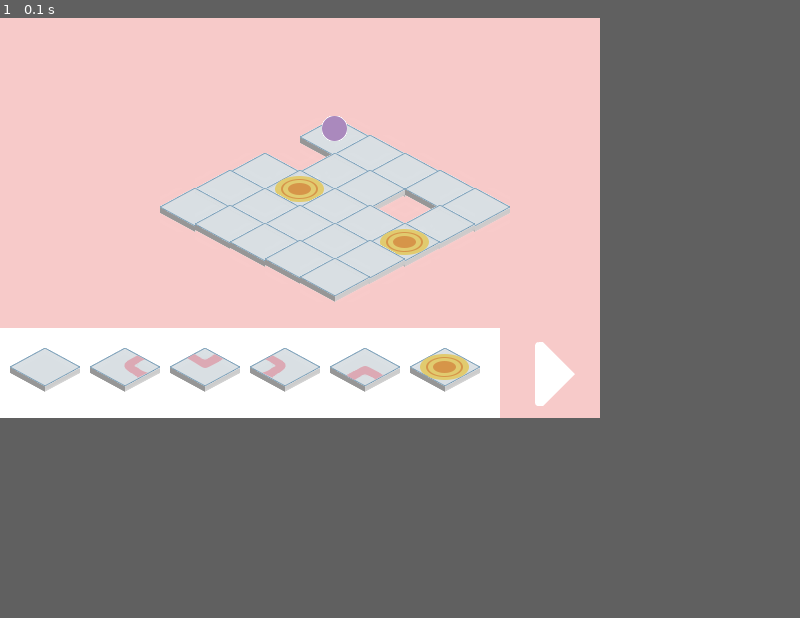
Above: before the commit, frame 1.
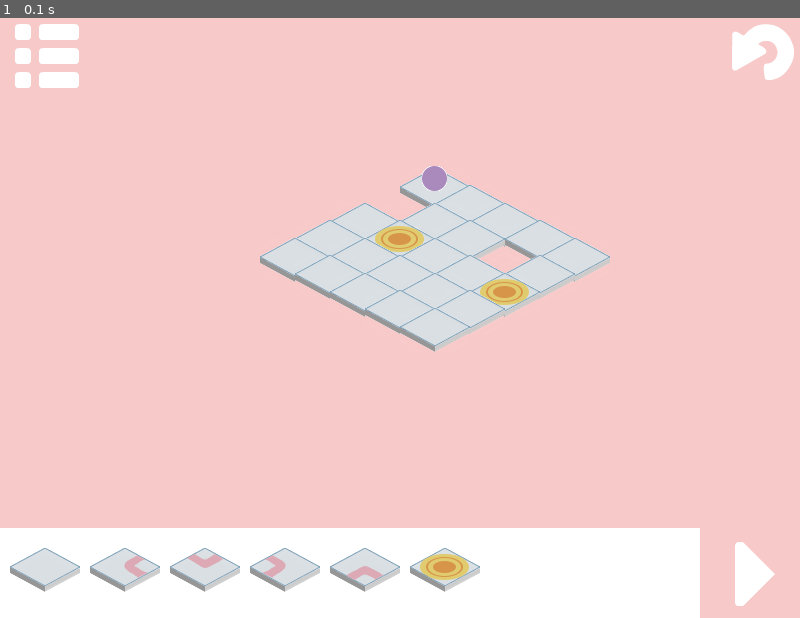
Above: after the commit, the same moment.

Repository: ameliakuang/112TP
Game: pygame game, started from trial/Game.py
Two runs of this game, one before a commit and one after it. Both use one fixed random seed, a clock stepped at 60 frames per second and the inputs below.
Inputs:
- Up to frame 1 (0.1 s): no input
In our replay, the window is 600x400 before the commit and 800x600 after it. These sizes can differ from the game's own. Grey fills any space a smaller window leaves; there, only what the larger window draws over its background counts as a difference.

The runs differ from the first frame. In frame 1, 32% of the frame differs, in the area x 0-100%, y 1-100%.

Commit message:
add menu, reset, begin

Diff:
--- a/trial/Control.py
+++ b/trial/Control.py
@@ -14,6 +14,23 @@
         self.rect = self.image.get_rect()
         #print(self.rect.x, self.rect.y)
         self.rect.x, self.rect.y = screenWidth-120, screenHeight-120
+
+class Reset(Control):
+    def __init__(self, screenWidth, screenHeight):
+        pygame.sprite.Sprite.__init__(self)
+        self.image = pygame.image.load('images/icons/return.png').convert_alpha()
+        self.rect = self.image.get_rect()
+        #print(self.rect.x, self.rect.y)
+        self.rect.x, self.rect.y = screenWidth-90, -20
+
+class Menu(Control):
+    def __init__(self, screenWidth, screenHeight):
+        pygame.sprite.Sprite.__init__(self)
+        self.image = pygame.image.load('images/icons/menuList.png').convert_alpha()
+        self.rect = self.image.get_rect()
+        #print(self.rect.x, self.rect.y)
+        self.rect.x, self.rect.y = -3, -10
+
 
 class controlBar(Control):
     def __init__(self, screenWidth, screenHeight):
--- a/trial/Game.py
+++ b/trial/Game.py
@@ -24,6 +24,11 @@
         self.begin = Begin(self.width, self.height)
         self.beginMoving = False
 
+        self.reset = Reset(self.width, self.height)
+        self.resetState = False
+
+        self.menu = Menu(self.width, self.height)
+
         self.controlBar = controlBar(self.width, self.height)
 
     # move the tiles onto the board
@@ -35,6 +40,10 @@
         pos = (x, y)
         if(self.beginRect.collidepoint(pos)):
             self.player.beginMoving = True
+        elif(self.resetRect.collidepoint(pos)):
+            self.resetState = True
+        elif(self.menuRect.collidepoint(pos)):
+            pass
 
     # move the ball
     def timerFired(self, dt):
@@ -45,7 +54,8 @@
         self.boardObject.draw(screen)
         self.controlBar.draw(screen, self.width, self.height)
         self.beginRect = screen.blit(self.begin.image, (self.begin.rect.x, self.begin.rect.y))
-
+        self.resetRect = screen.blit(self.reset.image, (self.reset.rect.x, self.reset.rect.y))
+        self.menuRect = screen.blit(self.menu.image, (self.menu.rect.x, self.menu.rect.y))
 
 game = Game()
 game.run()
--- a/trial/pygamegame.py
+++ b/trial/pygamegame.py
@@ -47,7 +47,7 @@
         ''' return whether a specific key is being held '''
         return self._keys.get(key, False)
 
-    def __init__(self, width=600, height=400, fps=50, title="Pendo"):
+    def __init__(self, width=800, height=600, fps=50, title="Pendo"):
         self.width = width
         self.height = height
         self.fps = fps
